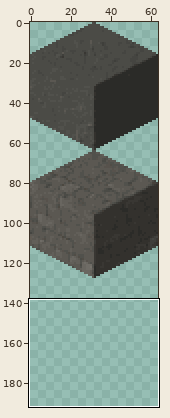
Two versions of one sprite sheet, mom/src/main/resources/images/tiles.png. Above: a wide view before the commit, with the close-up outlined.
Close-up. As it was:
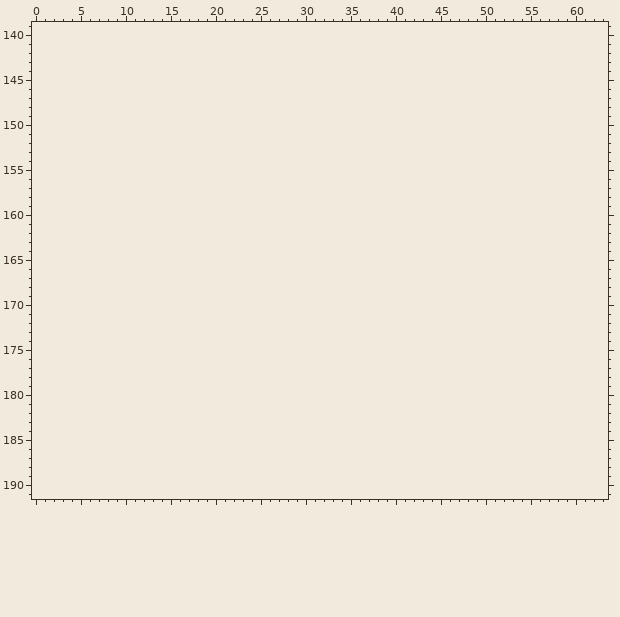
The file is 64x128 pixels. Colours within 5 levels of each other are drawn and written as one. Shown: x 0..63, y 139..191. The old version is drawn lined up with the new one, on the new canvas.
Palette (. is transparent): 
Pixels before (only the part around the change), first column x 0:
141 ................................................................
142 ................................................................
143 ................................................................
144 ................................................................
145 ................................................................
146 ................................................................
147 ................................................................
148 ................................................................
149 ................................................................
150 ................................................................
151 ................................................................
152 ................................................................
153 ................................................................
154 ................................................................
155 ................................................................
156 ................................................................
157 ................................................................
158 ................................................................
159 ................................................................
160 ................................................................
161 ................................................................
162 ................................................................
163 ................................................................
164 ................................................................
165 ................................................................
166 ................................................................
167 ................................................................
168 ................................................................
169 ................................................................
170 ................................................................
171 ................................................................
172 ................................................................
173 ................................................................
174 ................................................................
175 ................................................................
176 ................................................................
177 ................................................................
178 ................................................................
179 ................................................................
180 ................................................................
181 ................................................................
182 ................................................................
183 ................................................................
184 ................................................................
185 ................................................................
186 ................................................................
187 ................................................................
188 ................................................................
189 ................................................................
190 ................................................................
191 ................................................................
After the commit:
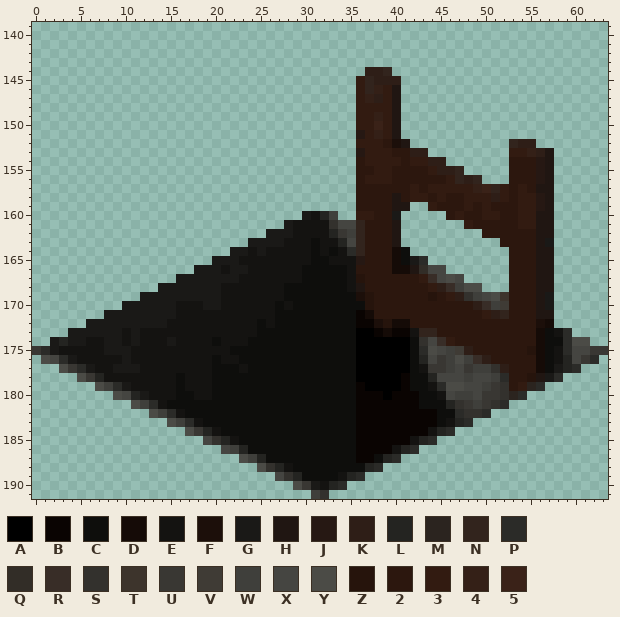
Colours new in this view: A #000000  B #0a0402  C #0e0e0c  D #150b07  E #141311  F #1c0f0a  G #1a1917  H #201612  J #261813  K #2e1e17  L #242421  M #2b241f  N #32241d  P #2b2b28  Q #322d27  R #382d27  S #33312d  T #3d342c  U #393733  V #3f3b35  W #3f3f3b  X #454541  Y #4b4b46  Z #26140c  2 #2c170e  3 #321b11  4 #342017  5 #3a2218
What changed:
canvas 64x128 -> 64x192
Changed rows in their new state; - is an unchanged pixel.
first column x 0:
144 -------------------------------------KKN------------------------
145 ------------------------------------3NKKK-----------------------
146 ------------------------------------3N43H-----------------------
147 ------------------------------------34K3H-----------------------
148 ------------------------------------3333H-----------------------
149 ------------------------------------3343H-----------------------
150 ------------------------------------3353H-----------------------
151 ------------------------------------J343H-----------------------
152 ------------------------------------3332FH-----------NKK--------
153 ------------------------------------J33322KK---------334KH------
154 ------------------------------------23333233KK-------222JH------
155 ------------------------------------223322223KKN-----222JH------
156 ------------------------------------23332222223NKN---222JH------
157 ------------------------------------222222323333345N3232HH------
158 ------------------------------------2222H2332322333K3233JH------
159 ------------------------------------2222HH--322232322233JH------
160 ------------------------------GELW--3322G-----2322332233HH------
161 ----------------------------GEEEESXXN222H-------32222233HH------
162 --------------------------GGGEEEELUWN222H---------222222HH------
163 ------------------------GGGGEEECEELXN222H-----------2222HG------
164 ----------------------GGEGEEEEECECEPN222DC-----------222HH------
165 --------------------GGGEEEEEEEECCEEEJ222DCGP---------222HH------
166 ------------------GGGEGGEEEEEECCCCCE2222DDHQXX-------222HH------
167 ----------------GGGGGGGEEEEEEECCCCCEZ2222223RXYX-----222HH------
168 --------------GGGGGGGEEEEEEECCCCCCCEH22222223KRWYY---222HH------
169 ------------GGGGGGGGGEEEEEEECCCCCCCCFZ222222Z23KSWXYT222HG------
170 ----------GGGGGGEEEGGEEEEEECECCCCCCCCZ22222222222KRWV222HG------
171 --------GGGGGGGGEEEEEEEEEEECCCCCCCCCBD2222222222223KN222HH------
172 ------GGGGGGGGGEEEEEEEEEECECCCCCCCCCBBFZDD22222222222222FD------
173 ----GGGGGGEGEEEEEEEEEEEEECCCCCCCCCCCAABDBBENN22222222222DCEP----
174 --GLGGEEGGEGEEEGEEEECEEECCCCCCCCCCCCAAAAAACSXR3222222222DCCPYY--
175 UPGEEEEEGGGEEEEEEEEEEECCCCCCCCCCCCCCAAAAAACPYXWVK222222ZDCEPXXUU
176 -YXPGEEEEEGEEEEEEEEECEECCCCCCCCCCCCCAAAAAACLXUWYWRK22222DCELXUP-
177 ---YUPGEEGGGEEEEEEEECCCECCCCCCCCCCCCAAAAAACEUUWXUWWSK222DCGLP---
178 -----YULEEEEEEEECEEECCCCCCCCCCCCCCCCAAAAABCCLXXXWXXWP22ZHGP-----
179 -------YWPGEEEEECEEECCCCCCCCCCCCCCCCBAAAABCCEPYYXXWUS23MP-------
180 ---------YXLGEEECCEECCCCCCCCCCCCCCCCBBBABBBCCEXWWXUUSMP---------
181 -----------YWPECCCCCCCCCCCCCCCCCCCCCBBBBBBBCCCLSUWUSP-----------
182 -------------YWPECCCCCCCCCCCCCCCCCCCBBBBBBBBBCCPSSP-------------
183 ---------------YWPECCCCCCCCCCCCCCCCCBBBBBBBBBCELP---------------
184 -----------------YULECCCCCCCCCCCCCCCBBBBBBBBELP-----------------
185 -------------------XSLECCCCCCCCCCCCCBBBBBBELP-------------------
186 ---------------------XWLCCCCCCCCCCCCBBBBELP---------------------
187 -----------------------YWLCCCCCCCCCCBBCLP-----------------------
188 -------------------------YSLECCCCCCCCLP-------------------------
189 ---------------------------XSLCCCCELP---------------------------
190 -----------------------------YUGELP-----------------------------
191 -------------------------------WS-------------------------------
Changed places in both close-ups, as pixel boxes (x1, y1, x2, y2):
added: (32, 67, 608, 499)
